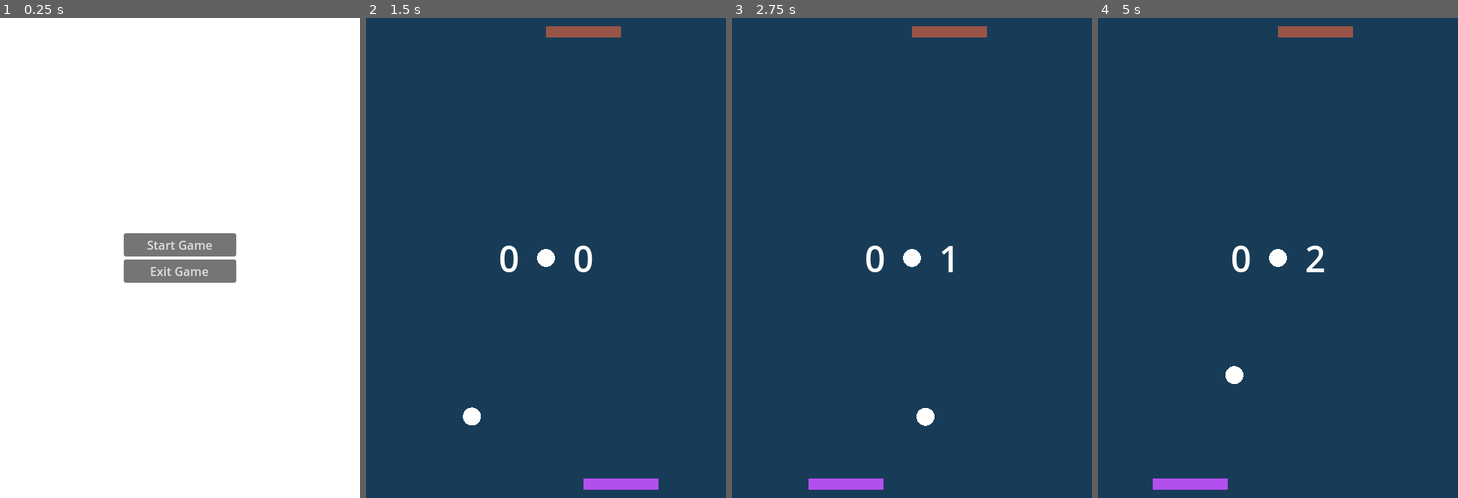
Above: before the commit, frames 1-4 (left to right).
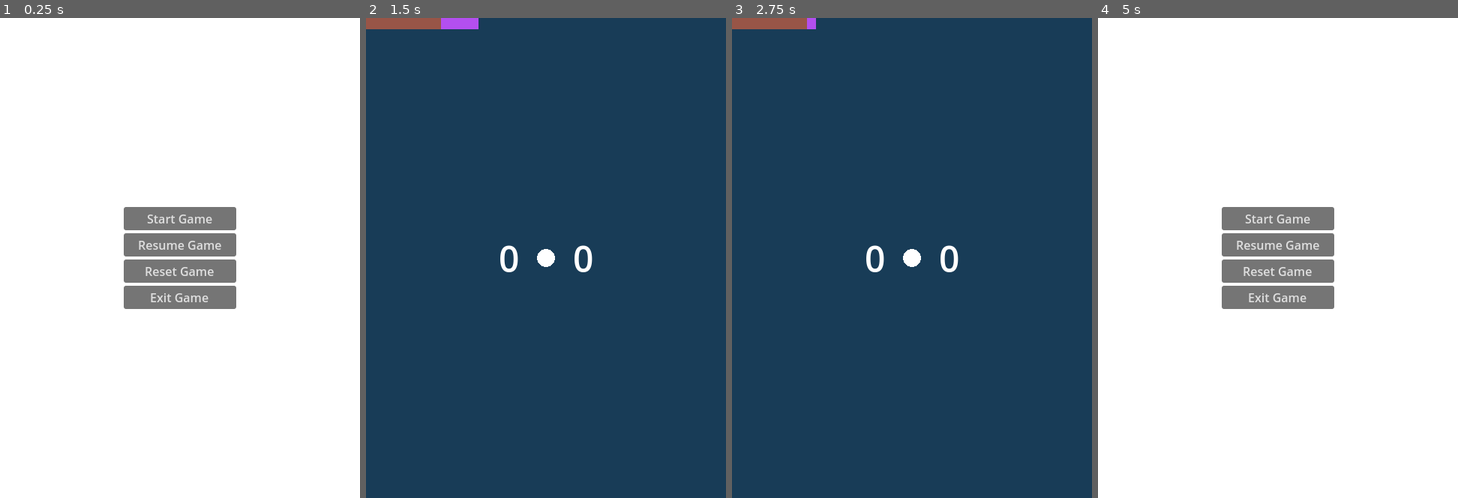
Above: after the commit, the same moments.

Repository: pozbliz/godot_pong
Game: Godot game, scene res://main.tscn
The game is run twice, just before and just after one commit, with the same random seed, the same clock (stepped at 60 frames per second) and the same inputs.
Inputs (mouse positions are in pixels of both pictures, inside the frame that each line leads up to):
- Up to frame 1 (0.25 s): no input
- Up to frame 2 (1.5 s): click (546, 243) at 0.5 s, where only the run after the commit has a clickable "Resume Game"; hold Right (move_right) from 1.28 s (still down)
- Up to frame 3 (2.75 s): release Right (move_right) at 2.03 s; hold Left (move_left) from 2.03 s (still down)
- Up to frame 4 (5 s): release Left (move_left) at 2.78 s; hold Right (move_right) 2.78-4.28 s; hold Left (move_left) from 4.28 s (still down); tap Escape (open_menu, bound only after the commit) at 4.9 s

The runs differ from the first frame. In frame 1, 3.5% of the frame differs, in the area x 34-66%, y 39-61%; in frame 2, 1.9%; in frame 3, 1.9%; in frame 4, 100%, in the area x 0-100%, y 0-100%.

Commit message:
feat: add pause menu with restart button

Diff:
--- a/ball.gd
+++ b/ball.gd
@@ -3,6 +3,7 @@
 
 @export var speed := 250.0
 @export var speed_increase := 5.0  # in %
+@export var max_speed := 500
 @export var ball_radius := 12
 @export var ball_color := Color.WHITE
 var direction
@@ -11,6 +12,7 @@
 
 func _ready() -> void:
 	direction = Vector2.ZERO
+	process_mode = Node.PROCESS_MODE_PAUSABLE
 
 func _physics_process(delta):
 	if not game_started:
@@ -24,7 +26,7 @@
 		direction = direction.bounce(normal).normalized()
 
 		var increase_factor: float = 1 + speed_increase / 100
-		speed = speed * increase_factor
+		speed = min(speed * increase_factor, max_speed)
 
 func _draw():
 	draw_circle(Vector2.ZERO, ball_radius, ball_color)
--- a/main.gd
+++ b/main.gd
@@ -11,18 +11,39 @@
 	$EnemyGoal.body_entered.connect(_on_enemy_goal_body_entered)
 	$MainMenu/VBoxContainer/StartGameButton.pressed.connect(_on_start_game_button_pressed)
 	$MainMenu/VBoxContainer/ExitGameButton.pressed.connect(_on_exit_game_button_pressed)
+	$MainMenu/VBoxContainer/ResetGameButton.pressed.connect(_on_reset_game_button_pressed)
+	$MainMenu/VBoxContainer/ResumeGameButton.pressed.connect(_on_resume_game_button_pressed)
+
+	$MainMenu.process_mode = Node.PROCESS_MODE_ALWAYS
 
 	$HUD.hide()
+
+func _input(event: InputEvent) -> void:
+	if Input.is_action_just_pressed("open_menu"):
+		toggle_pause()
+
+func toggle_pause():
+	if get_tree().paused:
+		# Resume game
+		get_tree().paused = false
+		$MainMenu.hide()
+		$HUD.show()
+	else:
+		# Pause game
+		get_tree().paused = true
+		$HUD.hide()
+		$MainMenu.show()
 
 func _process(delta: float) -> void:
 	pass
 
 func new_game():
+	$MainMenu.hide()
+	$HUD.show()
+	get_tree().paused = false
 	$HUD/HBoxContainer/PlayerScore.text = str(0)
 	$HUD/HBoxContainer/EnemyScore.text = str(0)
 
-	var ball: CharacterBody2D = ball_scene.instantiate()
-	add_child(ball)
 	new_round()
 
 func new_round():
@@ -54,9 +75,16 @@
 	new_round()
 
 func _on_start_game_button_pressed():
+	new_game()
+
+func _on_reset_game_button_pressed():
+	get_tree().paused = false
+	new_game()
+
+func _on_resume_game_button_pressed():
+	get_tree().paused = false
 	$MainMenu.hide()
 	$HUD.show()
-	new_game()
 
 func _on_exit_game_button_pressed():
 	get_tree().quit()
--- a/main_menu.tscn
+++ b/main_menu.tscn
@@ -31,6 +31,14 @@
 theme = SubResource("Theme_rhts7")
 text = "Start Game"
 
+[node name="ResumeGameButton" type="Button" parent="VBoxContainer"]
+layout_mode = 2
+text = "Resume Game"
+
+[node name="ResetGameButton" type="Button" parent="VBoxContainer"]
+layout_mode = 2
+text = "Reset Game"
+
 [node name="ExitGameButton" type="Button" parent="VBoxContainer"]
 layout_mode = 2
 text = "Exit Game"
--- a/project.godot
+++ b/project.godot
@@ -32,3 +32,8 @@
 "events": [Object(InputEventKey,"resource_local_to_scene":false,"resource_name":"","device":-1,"window_id":0,"alt_press …(195 unchanged characters)…
 ]
 }
+open_menu={
+"deadzone": 0.2,
+"events": [Object(InputEventKey,"resource_local_to_scene":false,"resource_name":"","device":-1,"window_id":0,"alt_pressed":false,"shift_pressed":false,"ctrl_pressed":false,"meta_pressed":false,"pressed":false,"keycode":0,"physical_keycode":4194305,"key_label":0,"unicode":0,"location":0,"echo":false,"script":null)
+]
+}
